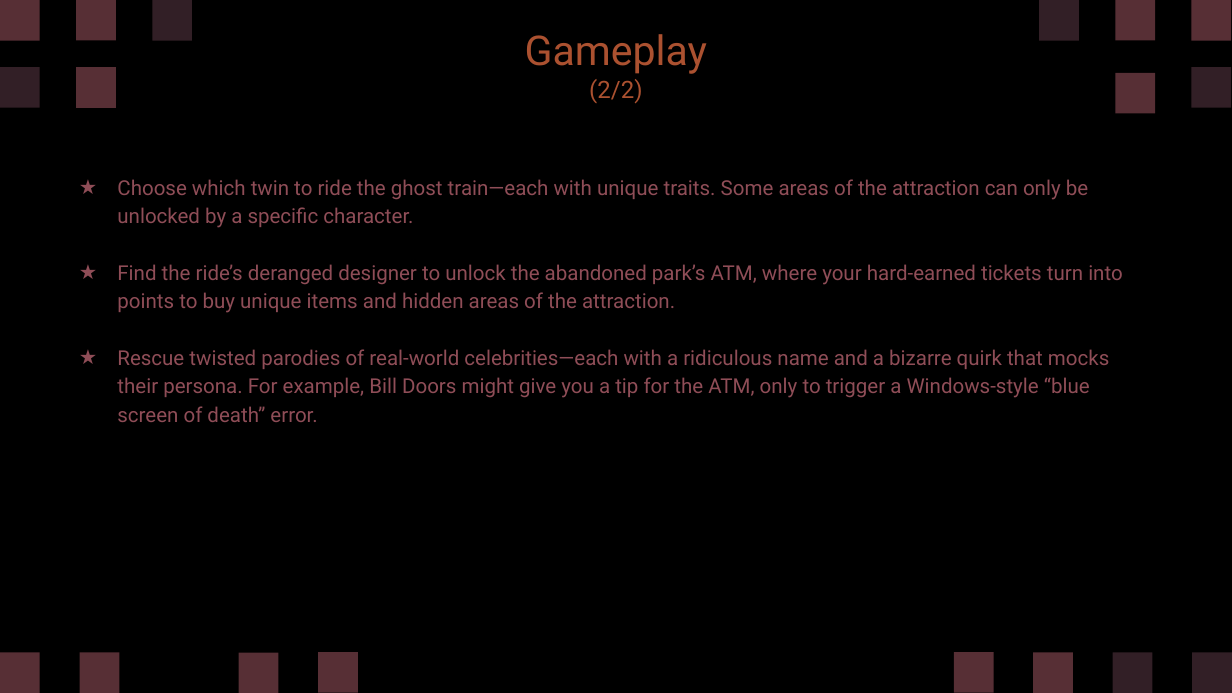
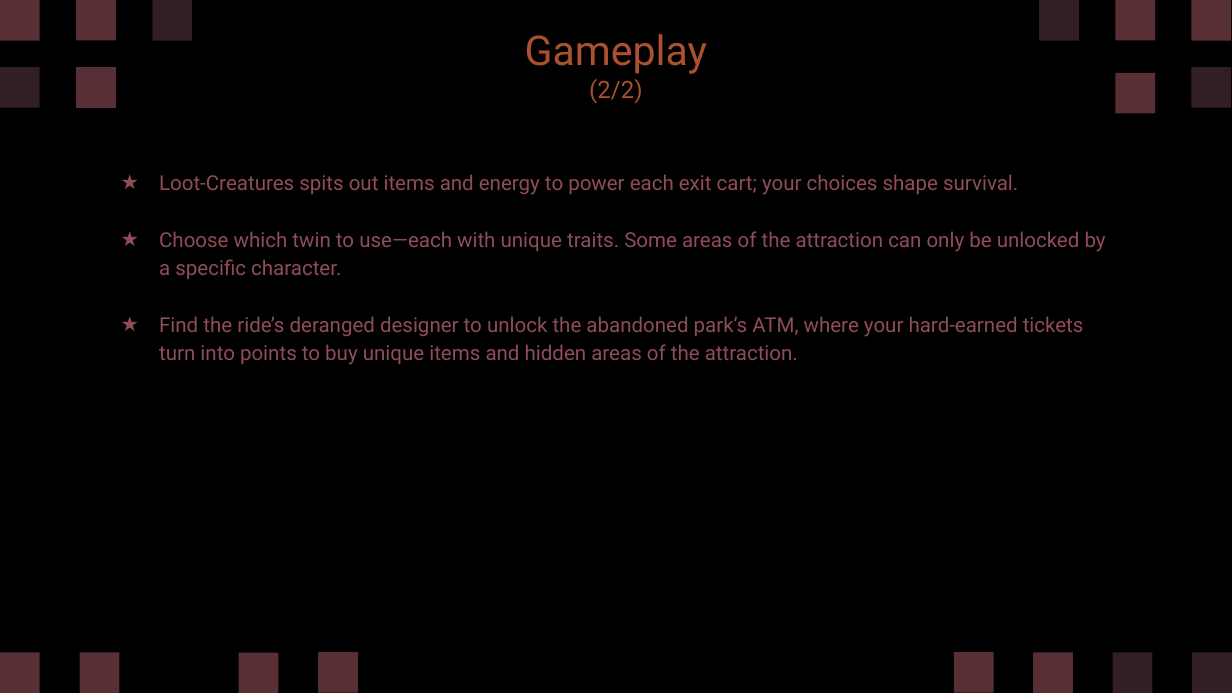
Before and after one commit to diegohcanepa/Remizione, a slide deck: slide 9 of Pitch Deck.pptx. Drawn at 1232x693 pixels with LibreOffice and Linux fonts; fonts in the diff are those of the drawing. Boxes give left, top, right and bottom in pixels: in the first picture for what was removed or moved away, otherwise in the second. Text is boxed around its words. In the diff, an @@ line names an element or a change of style, - is before the commit and + after.

```diff
--- a/Pitch Deck.pptx
+++ b/Pitch Deck.pptx
@@ subtitle "Loot-Creatures spits out items and ...": place and size @@
-subtitle "Loot-Creatures spits out items and ..." at <box>117,179,1123,422</box>
+subtitle "Loot-Creatures spits out items and ..." at <box>159,174,1106,365</box>
@@ subtitle at <box>159,174,1106,279</box>: text changed @@
-★ Choose which twin to ride the ghost train—each with unique traits. Some areas of the attraction can only be unlocked by a specific character.
+★ Loot-Creatures spits out items and energy to power each exit cart; your choices shape survival.
+★ Choose which twin to use—each with unique traits. Some areas of the attraction can only be unlocked by a specific character.
@@ subtitle at <box>117,349,1109,422</box>: paragraph removed @@
-★ Rescue twisted parodies of real-world celebrities—each with a ridiculous name and a bizarre quirk that mocks their persona. For example, Bill Doors might give you a tip for the ATM, only to trigger a Windows-style “blue screen of death” error.
```
Also in this commit, not shown: 10 other slides changed, 5 slides added.
